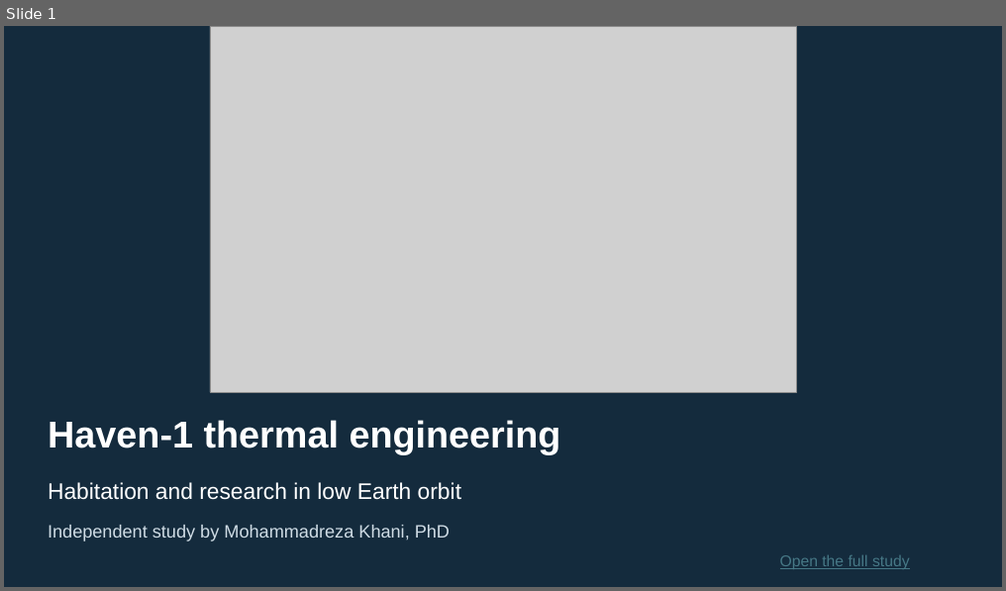
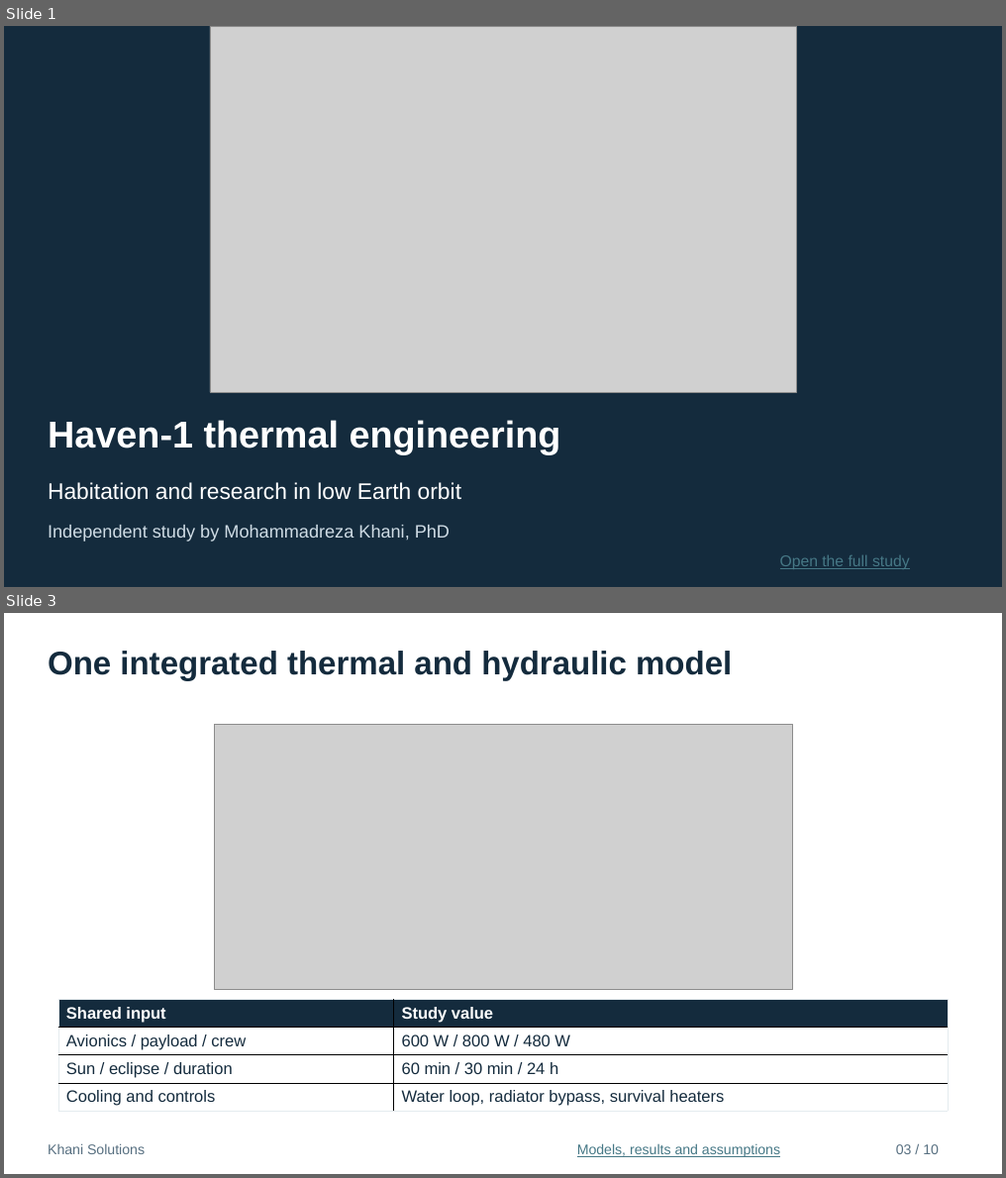
Before and after one commit to mrkhani88/khani-solutions-site, a slide deck: assets/studies/vast-haven-1/interview/Haven1_Thermal_Engineering_Interview.pptx. Shown one above the other, each under a label of ours: slide 1 before the commit, slides 1 and 3 after it; the slides between them are not shown. The pictures are 1006x591 and 1006x1178 pixels, drawn with LibreOffice and Linux fonts; fonts in the diff are those of the drawing; grey boxes stand for pictures. Boxes give left, top, right and bottom in pixels: in the first picture for what was removed or moved away, otherwise in the second. Text is boxed around its words. In the diff, an @@ line names an element or a change of style, - is before the commit and + after.

Commit message:
Connect Haven thermal CFD and FEM study and update ten-slide interview deck

```diff
--- a/assets/studies/vast-haven-1/interview/Haven1_Thermal_Engineering_Interview.pptx
+++ b/assets/studies/vast-haven-1/interview/Haven1_Thermal_Engineering_Interview.pptx
@@ slide 3 added at (4,613,1002,1174), background #FFFFFF @@
@@ text added at (48,651,732,681), 31.5 pt, text #142B3D, bold @@
+One integrated thermal and hydraulic model
@@ picture added at (214,725,792,989) @@
@@ table added at (58,1000,948,1112), 4 rows, 2 columns @@
+Shared input | Study value
+Avionics / payload / crew | 600 W / 800 W / 480 W
+Sun / eclipse / duration | 60 min / 30 min / 24 h
+Cooling and controls | Water loop, radiator bypass, survival heaters
@@ text added at (48,1144,145,1155), 13.5 pt, text #587081 @@
+Khani Solutions
@@ text added at (577,1144,780,1157), 13.5 pt, text #467886, underline @@
+Models, results and assumptions
@@ text added at (896,1145,939,1155), 13.5 pt, text #587081 @@
+03 / 10
```
Also in this commit, not shown: 2 slides changed, 6 other slides added, 4 slides removed, 23 other files.
